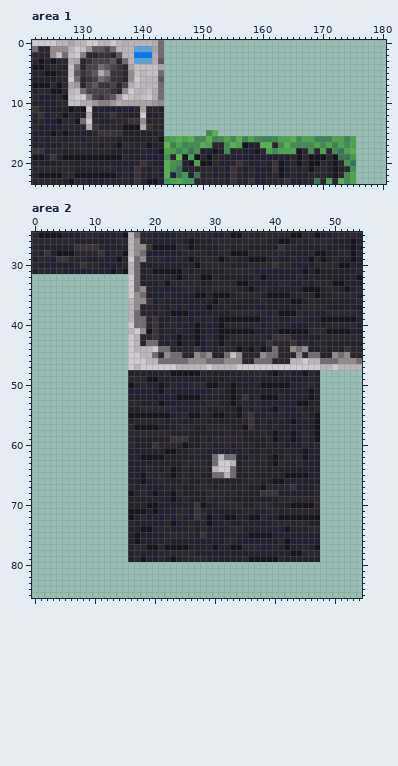
Pixel-art file: asset/textures/atlas/atlas.aseprite. That is the earlier state.
320x320 pixels, 1 frame. Colours within 5 levels of each other are drawn and written as one. Shown: area 1: x 122..180, y 0..23; area 2: x 0..54, y 25..85. The commit also changed other parts of the picture, which this record leaves out.
The result:
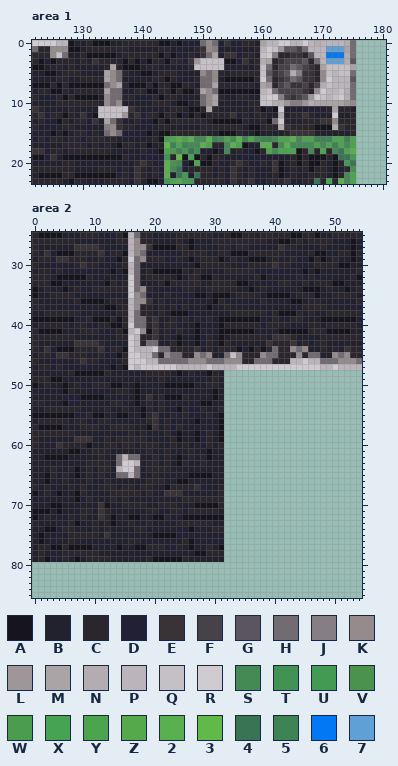
Palette (. is transparent): A #16151d  B #22212e  C #2b262d  D #222034  E #393338  F #47424a  G #5a555e  H #726c72  J #857e84  K #958b8d  L #9e9699  M #aaa4a6  N #b3acb1  P #bbb5bb  Q #c4c0c6  R #cfcbd1  S #438a54  T #429253  U #439a52  V #4b934d  W #4c9c4f  X #46a353  Y #4ca54e  Z #56a94b  2 #58b04f  3 #61b94a  4 #397555  5 #3e8353  6 #0278f5  7 #5fa1d6
From old to new:
Area 1:
y 0: x 128..175 MPPRRPPRPNPPPPNH................................ -> ABBCAAABBCCCCCCAABADDDHKHDEBDCCBMPPRRPPRPNPPPPNH
y 1: x 128..175 PRQLGGFHPPP777MH................................ -> AABCCCCCCCBBBBBCCBDDBCEKJBBBDBBCPRQLGGFHPPP777MH
y 2: x 128..175 QRJCCEECGPP666NH................................ -> BBCAAAAABCCCCCCACADDCDEHMDEEDCCBQRJCCEECGPP666NH
y 3: x 128..129 NM -> CB; x 131..135 EFFFG -> DECCC; x 137..175 HP777NG................................ -> ACADACCACCDELQQQQAADEBCNMCEFFFGCHP777NG
y 4: x 128..175 QHCFFHGFECMQQQQM................................ -> CBBBBBCMCAAABCCBBBBBCQQQQQBBBBBCQHCFFHGFECMQQQQM
y 5: x 128..136 QGEFGNJEE -> CCBBBBMKH; x 138..175 KQPQQH................................ -> BBAABCCCBBBBKHKCBCCCCCQGEFGNJEECKQPQQH
y 6: x 128..129 RH -> BB; x 131..175 EFHGEECKRPPPG................................ -> CCCMKHBBBBBCCACDDDCHHKBAAAAACRHCEFHGEECKRPPPG
y 7: x 128..175 MLCFGEEFCFNQPPPH................................ -> AAAAAAHKMCAAACACCAACCDHHMCCCCCCBMLCFGEEFCFNQPPPH
y 8: x 128..175 PQHFFFFECKRPPQNH................................ -> BCCCCCMHHDDCCAACCACAACMKHAAAAAAAPQHFFFFECKRPPQNH
y 9: x 128..175 QRRJFEFGLRQPQRNH................................ -> CAAAABKHHCCDDDCACCBBBBHKMCBBCCBBQRRJFEFGLRQPQRNH
y 10: x 128..175 QQNNLJJLNMMMMMLK................................ -> CCCCCCKHKBBBBBCCCBAABCHKMBBBBBCCQQNNLJJLNMMMMMLK
y 11: x 128 A -> C; x 130..131 AR -> BB; x 133..138 DDDDDD -> QQQQQE; x 140..142 MCC -> BBB; x 144..175 ................................ -> BCCBAACMCBBBBBBCABARBDDDDDDCMCCB
y 12: x 130..175 BNBCCECBBBRBBC................................ -> EDAQQQQLCEDCCACCADACACCCCEDCBCCBBNBCCECBBBRBBC
y 13: x 128..142 CAHRCBDCCCEEKCC -> BCCDEDMHEDBCDDA; x 144..175 ................................ -> ACCCCCCBAAAAACBBCAHRCBDCCCEEKCCC
y 14: x 129..142 CCNECCCCAAANEC -> BBDBBJKECCBDDB; x 144..175 ................................ -> CBBBBBCCCCCCCBAACCCNECCCCAAANECC
y 15: x 129..131 BBB -> CCD; x 133..141 EEEEBBBBB -> DHKHDDDDA; x 143..175 C.......S2....................... -> AACCCCCCBBAAACBBABBBBCEEEEBBBBBBC
Area 2:
y 32: x 0..15 ................ -> CCCBAAAAACBBBBBB
y 33: x 0..15 ................ -> CCCAABBBBBBBACDC
y 34: x 0..15 ................ -> ABCBBABCDDCCCCCC
y 35: x 0..15 ................ -> ABBCCCCBBBDDBBBB
y 36: x 0..15 ................ -> CBBBBBBCAAAABCCB
y 37: x 0..15 ................ -> CCBBBBDDBBBBAABC
y 38: x 0..15 ................ -> BBCCCCCCBBBBBBCC
y 39: x 0..15 ................ -> AAAAAAADDCAAACAC
y 40: x 0..15 ................ -> BCCCCCDCCDDCCAAC
y 41: x 0..15 ................ -> CAAAABBBCCCDDDCA
y 42: x 0..15 ................ -> CCCCCCCBBBBBBBCC
y 43: x 0..15 ................ -> CBBBBBBEEEECBBBB
y 44: x 0..15 ................ -> CBEDAAACCCCEDCCA
y 45: x 0..15 ................ -> BCCDEECCCDBCDDAC
y 46: x 0..15 ................ -> CBBDBBBCECCBDDBC
y 47: x 0..15 ................ -> BCCDCDDDDDDDDABA
y 48: x 0..15 ................ -> BBBBBBCAAAAACBBB; x 19..21 BBB -> CCC; x 23 A -> B; x 25..30 AAACBB -> BCBDAC; x 32..47 BBBCCCCBABCBDACB -> ................
y 49: x 0..21 ................CCCAAB -> CCCAABBBBBBBBBBBBBBBBC; x 30 B -> C; x 32..47 BBBBBCBBBBBBBBCB -> ................
y 50: x 0..18 ................ABC -> ABCBBABCDDCCCAABBAB; x 21..30 ABCDDCCCAA -> BAAAAABDCC; x 32..47 BABBBBAAAAABDCCB -> ................
y 51: x 0..22 ................DDDDDAC -> DDDDDACBBBDDDBCCBABBBBB; x 26..28 DDD -> BBB; x 30..47 CCBABBBBBBBBBBBBAB -> AB................
y 52: x 0..15 ................ -> BBBBBDDDAAAABBBB; x 17 B -> A; x 19 B -> E; x 21..23 DDD -> CAA; x 25..27 AAA -> CBB; x 30 B -> A; x 32..47 BABEBCAAACBBBBAB -> ................
y 53: x 0..17 ................CC -> CCBBBADDBBBBBCCBBA; x 19 B -> C; x 21..23 ADD -> CBB; x 27..30 BBCC -> DAAB; x 32..47 BABCBCBBBBBDAABB -> ................
y 54: x 0..15 ................ -> BBCCCCCCBBBBCBBC; x 18 C -> A; x 20 C -> B; x 22..27 CCBBBB -> BDACDD; x 32..47 BBACBCBDACDDCBBC -> ................
y 55: x 0..17 ................AA -> AAAAAAADDCAABBAABB; x 19..23 AAAAD -> CEBBC; x 26..27 AA -> DD; x 29..30 BA -> CB; x 32..47 BBACEBBCDCDDBCBA -> ................
y 56: x 0..15 ................ -> BCCCCCDCCDDCCBBB; x 17..18 CC -> BB; x 20..29 CCDCCDDCCB -> EBCBBBBABD; x 31..47 BBBBCEBCBBBBABDBA -> A................
y 57: x 0..15 ................ -> CAAAABBBCCCBBCCC; x 17..18 AA -> BB; x 20 A -> E; x 22..23 BB -> CD; x 25..26 CC -> BB; x 29..47 CCCCBBAEBCDCBBBBBBA -> BBA................
y 58: x 0..15 ................ -> CCCCCCCBBBBBBBBB; x 17 C -> B; x 19..21 CCC -> BBB; x 23..24 BB -> DA; x 27..29 BBB -> ADC; x 31..47 BCBCBBBCDABBADCBA -> A................
y 59: x 0..15 ................ -> CBBBBBBEEEBBCBCC; x 17..18 BB -> CC; x 23..25 EEE -> CAB; x 27..47 BCBCCCCCBBBBCABBADCBA -> ADCBA................
y 60: x 0..15 ................ -> CBBDECCCCABBCCBC; x 18..22 BDECC -> CCCBB; x 24..25 CA -> BC; x 28 C -> D; x 32..47 CBCCCBBCBCBBDCBC -> ................
y 61: x 0..15 ................ -> BBBBBBAABBCCCBBB; x 19 B -> C; x 22..23 AA -> CB; x 27..29 CCB -> BBA; x 32..47 BBBCBBCBBBCBBABB -> ................
y 62: x 0..22 ................BBAAAAB -> BBAAAABBBBBCBBHPHHBBCBC; x 24 B -> A; x 26..47 BCBBHPHHBBCBCBABCBCABB -> CBCABB................
y 63: x 0..17 ................BB -> BBBBBBBBBCCCCBHRRP; x 19..20 BB -> CC; x 22 B -> C; x 24 B -> A; x 26..27 CC -> BB; x 30..47 HRRPBCCBCBACBBCBBB -> BB................
y 64: x 0..17 ................BB -> BBBCBBCABCBCCBPRRH; x 20..21 BB -> CC; x 23 A -> B; x 25 C -> B; x 27..28 CC -> BB; x 30..47 PRRHBCCCCBBBBBBBBB -> BB................
y 65: x 0..21 ................BBACBC -> BBACBCBABCBCBBHHPHBBCB; x 23 A -> B; x 25..47 CBCBBHHPHBBCBBBBBAAAABB -> BAAAABB................
y 66: x 0..15 ................ -> BBABBCBBBCBBCBBB; x 18..20 ABB -> BCC; x 24..25 BC -> AA; x 28 C -> B; x 32..47 BBBCCCBBAABBBBBB -> ................
y 67: x 0..15 ................ -> CBCDBBCBCBBCCCBC; x 19 D -> C; x 22..23 CB -> AC; x 25..29 BBCCC -> CCEDB; x 32..47 CBCCBBACCCCEDBBC -> ................
y 68: x 0..20 ................ABCDA -> ABCDABBACBBBBCCCCCBCB; x 22..24 BAC -> EEE; x 29..30 CC -> BB; x 32..47 CCBCBBEEEBBBBBBC -> ................
y 69: x 0..15 ................ -> BBBBBBBADCBBBCBC; x 23..24 AD -> BB; x 26..28 BBB -> CCC; x 30 B -> C; x 32..47 BBBBBBBBBCCCCCCC -> ................
y 70: x 0..23 ................BBBAABBB -> BBBAABBBBBBEABBCCCCBBCCC; x 27 E -> A; x 29..30 BB -> AA; x 32..47 CCCBBCCCBBBAAAAC -> ................
y 71: x 0..23 ................AAABABBD -> AAABABBDCCBECBBBBBBCCDDC; x 25..27 CBE -> DCC; x 29..30 BB -> CC; x 32..47 BBBCCDDCCDCCCCCB -> ................
y 72: x 0..15 ................ -> ABCBDDCDCBBECABB; x 17..18 BC -> AB; x 20..21 DD -> AA; x 24..28 CBBEC -> DAAAA; x 30..47 BBAABBAACDDAAAAAAA -> AA................
y 73: x 0..15 ................ -> CBBBBBCADBCBCABB; x 19 B -> C; x 22..25 CADB -> BBCC; x 27 B -> C; x 29 A -> C; x 32..47 CBBCBBBBCCCCCCBB -> ................
y 74: x 0..15 ................ -> BBAADCCBBBCBCBBB; x 17..22 BAADCC -> CCBBBB; x 24..26 BBC -> DDA; x 28 C -> B; x 30..47 BBBCCBBBBBDDABBBCC -> CC................
y 75: x 0..15 ................ -> BABDBBCCCCCBEBBB; x 17 A -> B; x 19..26 DBBCCCCC -> BAAAADDD; x 28 E -> B; x 32..47 BBBBAAAADDDBBBBB -> ................
y 76: x 0..17 ................BA -> BABDBBCBBBBBDBBBCC; x 20..22 BBC -> DDB; x 25..27 BBB -> CAD; x 29..47 BBBCCBDDDBBBCADDDDD -> DDD................
y 77: x 0..15 ................ -> BCCAACAAAABBBBAB; x 17..20 CCAA -> AACC; x 22..26 AAAAB -> DDCBA; x 29..47 BABBAACCCDDCBABBCBA -> CBA................
y 78: x 0..15 ................ -> BCBDBCCCCCCBBBBB; x 17 C -> B; x 19 D -> B; x 21..47 CCCCCCBBBBBBBBBBBBBBBBAACCC -> BBBBBBAACCC................
y 79: x 0..15 ................ -> BCADBCBABCCCCBBB; x 17..22 CADBCB -> BBCAAA; x 24 B -> A; x 26..28 CCC -> BBB; x 32..47 BBBCAAAAACBBBBBB -> ................
